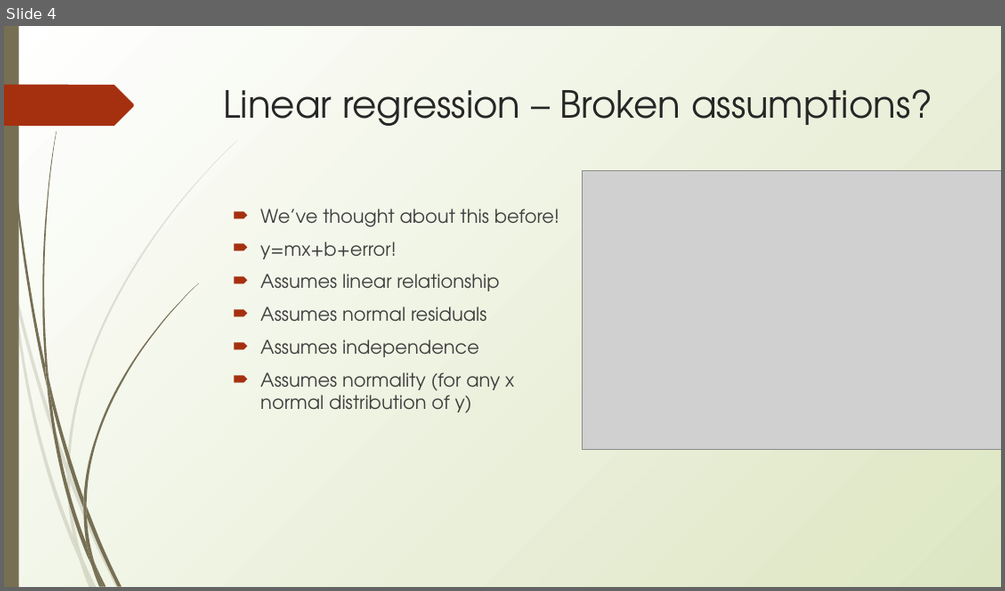
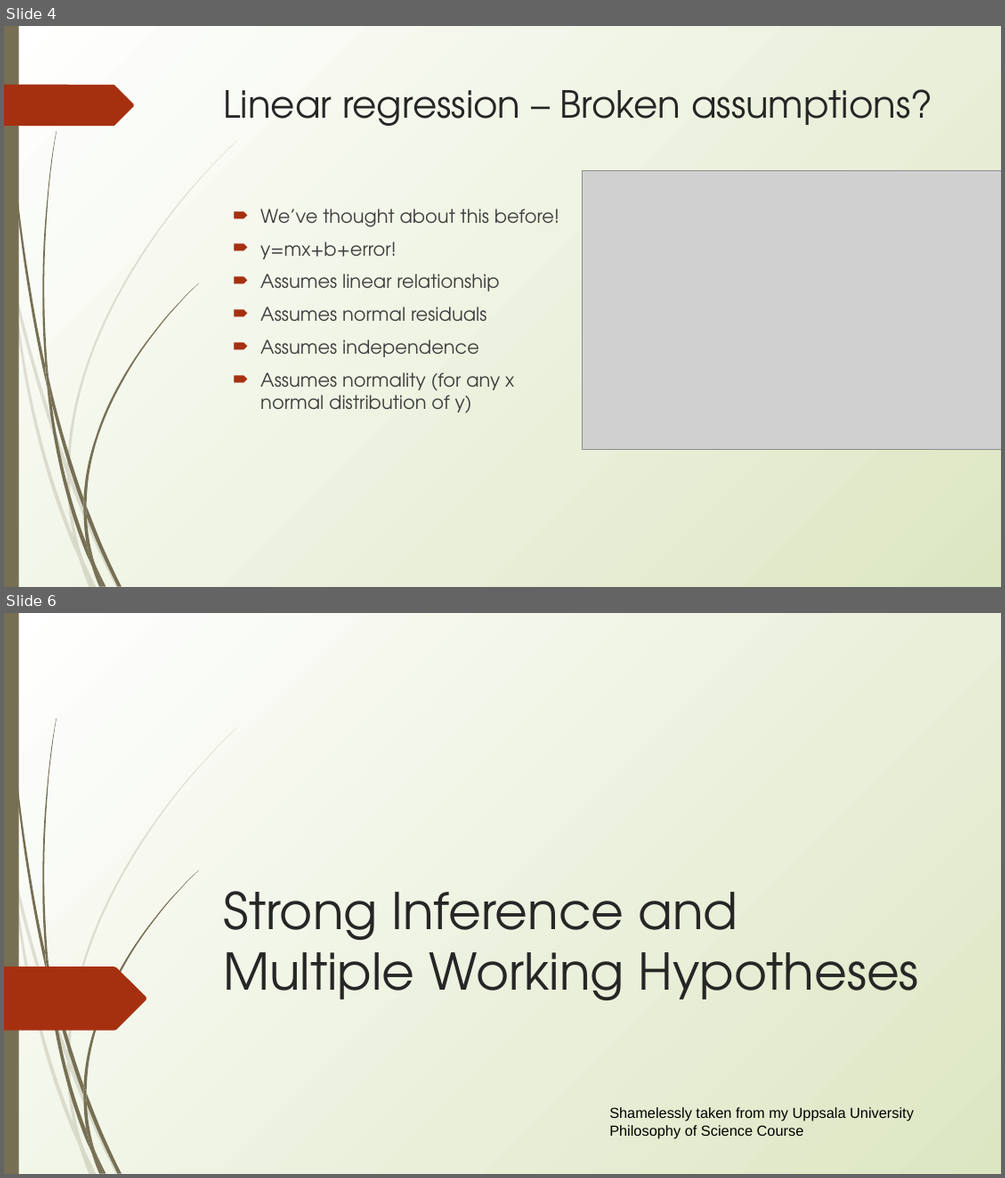
Before and after one commit to erynmcfarlane/GraduateStatsClass, a slide deck: Lecture4.pptx. Shown one above the other, each under a label of ours: slide 4 before the commit, slides 4 and 6 after it; the slides between them are not shown. The pictures are 1005x591 and 1005x1178 pixels, drawn with LibreOffice and Linux fonts; fonts in the diff are those of the drawing; grey boxes stand for pictures. Boxes give left, top, right and bottom in pixels: in the first picture for what was removed or moved away, otherwise in the second. Text is boxed around its words. In the diff, an @@ line names an element or a change of style, - is before the commit and + after.

```diff
--- a/Lecture4.pptx
+++ b/Lecture4.pptx
@@ slide 6 added at (4, 613, 1001, 1174), background gradient #FFFFFF to #DDE6C3; not listed: 23 template elements that a slide beside it also shows @@
@@ title added at (223, 891, 919, 1000), 48.6 pt, text #262626 @@
+Strong Inference and Multiple Working Hypotheses
@@ freeform shape added at (4, 966, 146, 1030), fill #A53010 @@
@@ text added at (609, 1107, 914, 1138), 14 pt, text #000000 @@
+Shamelessly taken from my Uppsala University Philosophy of Science Course
```
Also in this commit, not shown: 1 slide changed, 27 other slides added, 1 slide removed.
